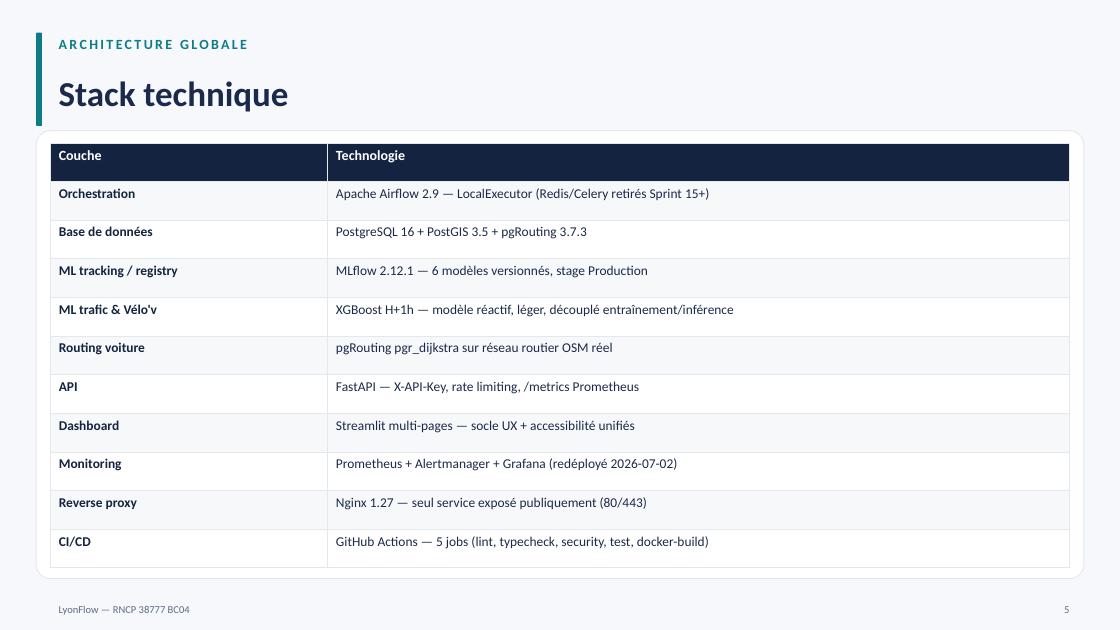
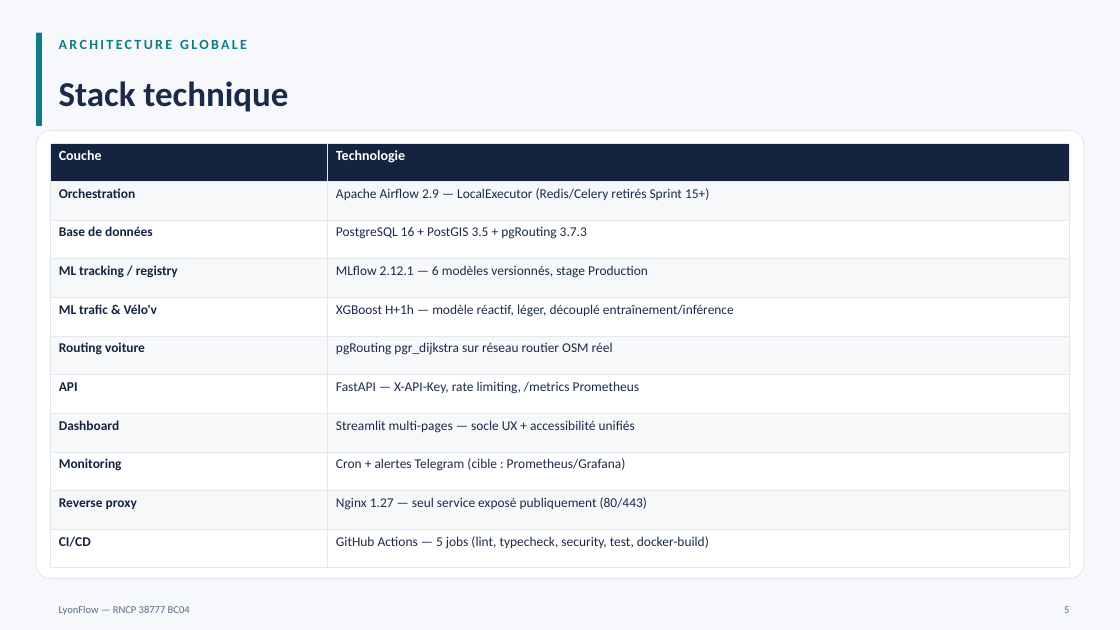
Before and after one commit to PDUCLOS/lyonflowfull, a slide deck: slide 5 of présentation/LyonFlow_Bloc4_Soutenance_v2.pptx. Drawn at 1120x630 pixels with LibreOffice and Linux fonts; fonts in the diff are those of the drawing. Boxes give left, top, right and bottom in pixels: in the first picture for what was removed or moved away, otherwise in the second. Text is boxed around its words. In the diff, an @@ line names an element or a change of style, - is before the commit and + after.

```diff
--- a/présentation/LyonFlow_Bloc4_Soutenance_v2.pptx
+++ b/présentation/LyonFlow_Bloc4_Soutenance_v2.pptx
@@ table at [50, 143, 1070, 568] @@
-row 9, column 2: Prometheus + Alertmanager + Grafana (redéployé 2026-07-02)
+row 9, column 2: Cron + alertes Telegram (cible : Prometheus/Grafana)
```
Also in this commit, not shown: 2 other slides changed, 3 other files.
